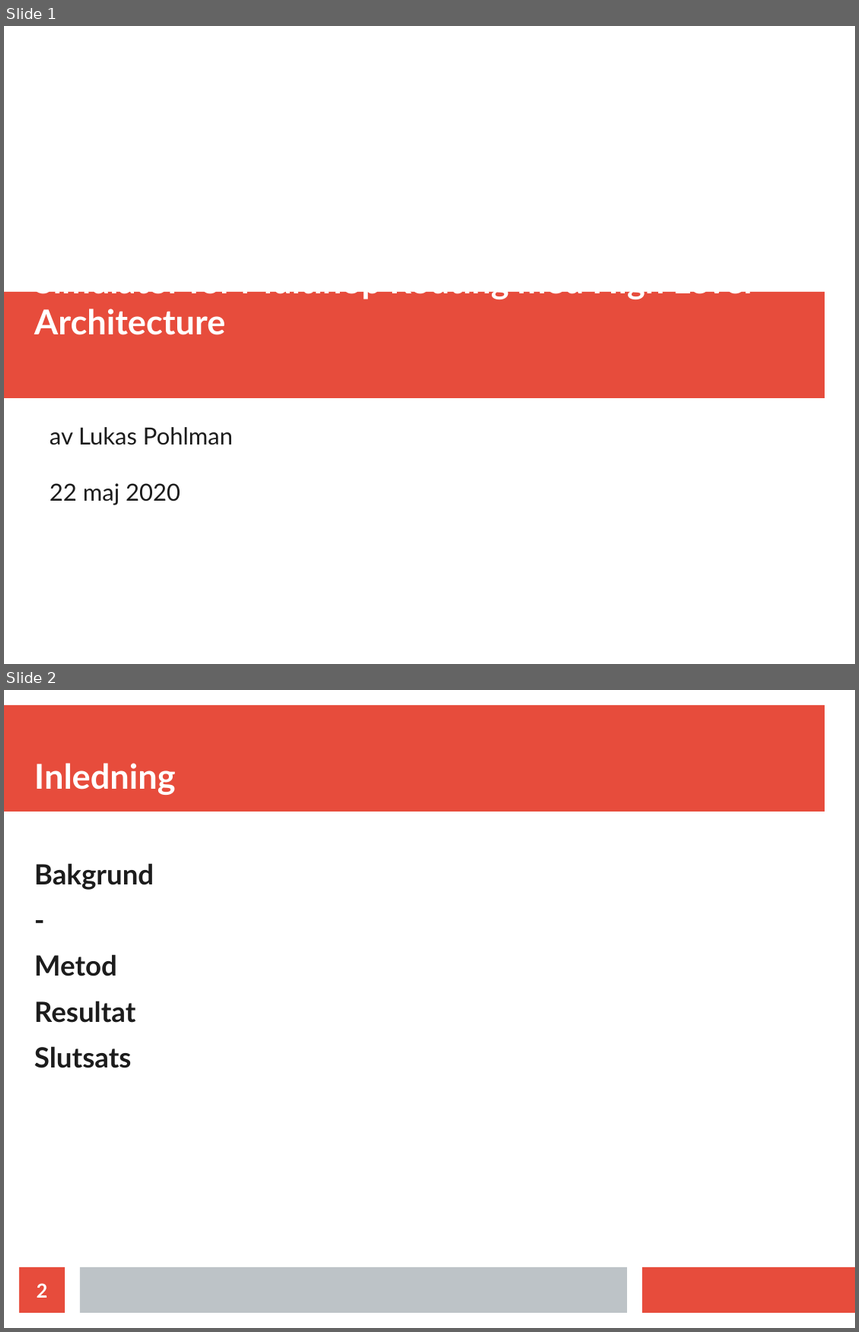
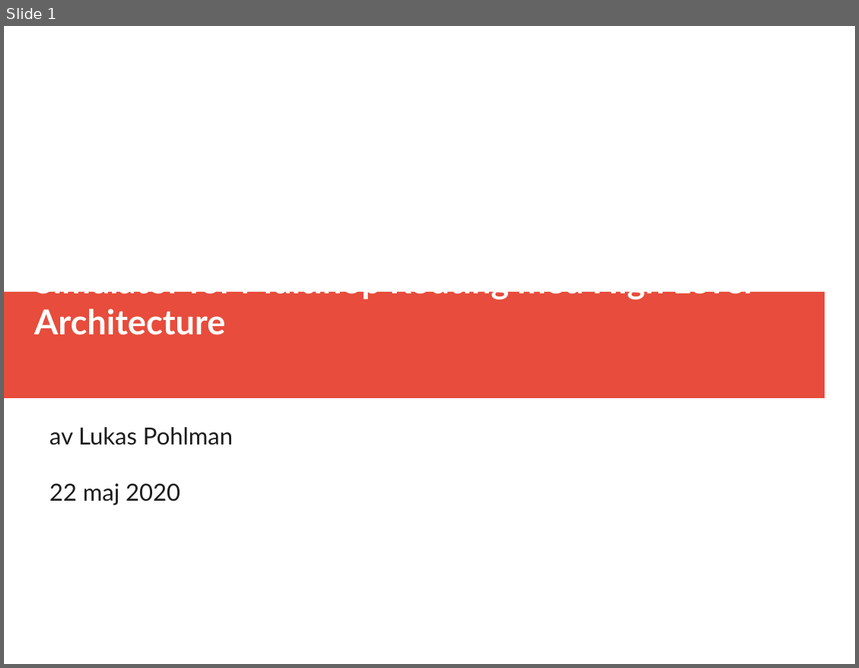
Before and after one commit to lukasp2/exjobb, a slide deck: report/presentation.odp. Shown one above the other, each under a label of ours: slides 1 and 2 before the commit, slide 1 after it. The pictures are 859x1332 and 859x668 pixels, drawn with LibreOffice and Linux fonts; fonts in the diff are those of the drawing. Boxes give left, top, right and bottom in pixels: in the first picture for what was removed or moved away, otherwise in the second. Text is boxed around its words. In the diff, an @@ line names an element or a change of style, - is before the commit and + after.

```diff
--- a/report/presentation.odp
+++ b/report/presentation.odp
@@ slide 2 removed at [4,690,855,1328], background #FFFFFF @@
@@ rectangle removed at [4,705,825,812] @@
@@ title removed at [34,763,176,795] @@
-Inledning
@@ text removed at [34,863,154,1068] @@
-Bakgrund
--
-Metod
-Resultat
-Slutsats
@@ page number removed at [19,1268,65,1313] @@
-2
@@ rectangle removed at [80,1268,627,1313] @@
@@ rectangle removed at [643,1268,855,1313] @@
```
Also in this commit, not shown: 1 slide added, 48 other files.
